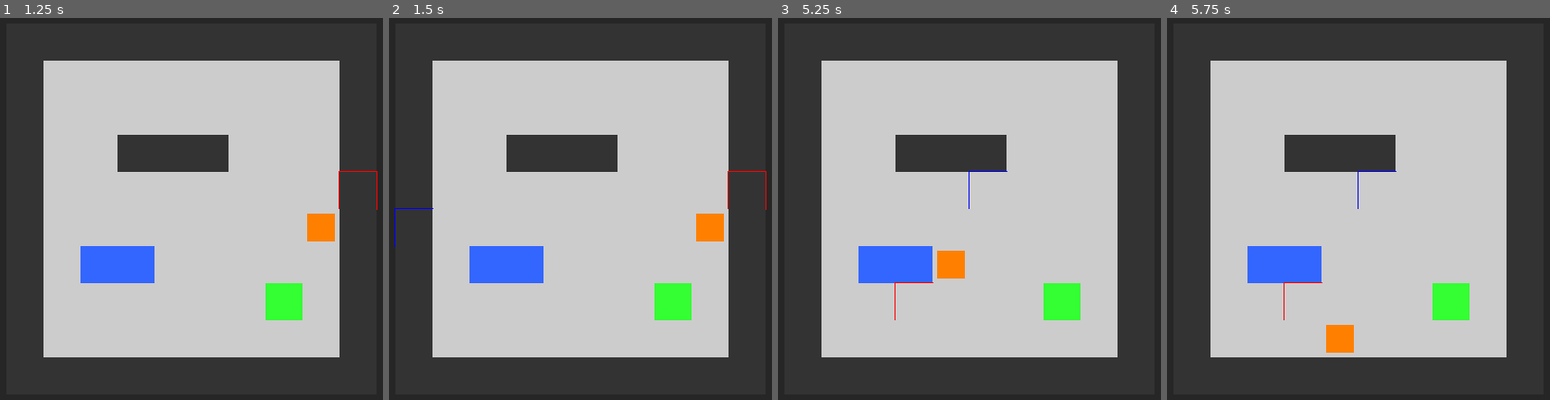
Above: before the commit, frames 1-4 (left to right).
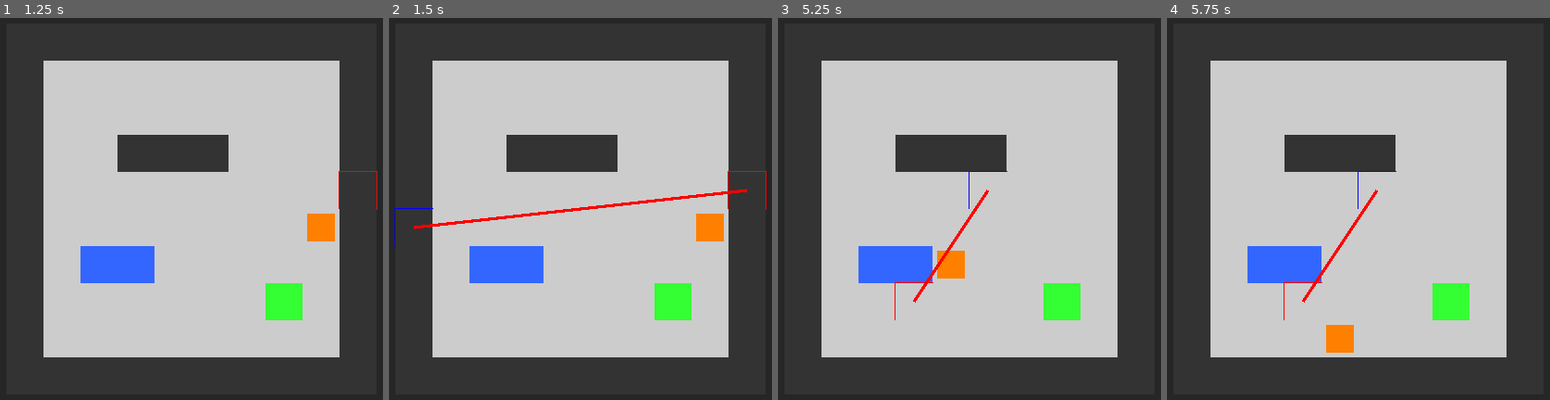
Above: after the commit, the same moments.

Repository: absent-mynd/puzzle
Game: Godot game, scene res://scenes/main.tscn
Same seed, same stepped clock (60 frames per second), same inputs: the game is played once before the commit and once after it.
Inputs (mouse positions are in pixels of both pictures, inside the frame that each line leads up to):
- Up to frame 1 (1.25 s): tap Enter (ui_accept) at 0.5, 0.77 s; move the mouse to (356, 189) at 0.52 s; hold Right (ui_right) from 0.53 s (still down); hold Shift from 0.53 s (still down); click (356, 189) at 0.67 s
- Up to frame 2 (1.5 s): release Right (ui_right) at 1.25 s; release Shift at 1.25 s; drag from (431, 228) to (542, 293) at 1.27 s
- Up to frame 3 (5.25 s): tap Enter (ui_accept) at 2, 2.75, 3.5, 3.77, 5 s; move the mouse to (1042, 117) at 2.02 s; hold Right (ui_right) 2.03-2.75 s; tap Ctrl at 2.1 s; drag from (931, 293) to (outside the picture) at 2.77 s; move the mouse to (outside the picture) at 3.52 s; hold Left (ui_left) 3.53-4.25 s; tap Alt at 3.6 s; drag from (outside the picture) to (858, 105) at 4.27 s; move the mouse to (1007, 209) at 5.02 s; hold Down (ui_down) from 5.03 s (still down); hold Shift from 5.03 s (still down); click (1007, 209) at 5.17 s
- Up to frame 4 (5.75 s): keep holding Down (ui_down); keep holding Shift

Frame 1 is identical in both runs. In frame 2, 0.7% of the frame differs, in the area x 6-94%, y 44-56%; in frame 3, 0.3%; in frame 4, 0.3%.

Commit message:
Fix visual feedback bugs in Cell rendering system
Issues fixed:
1. Hover highlight not appearing on cells
2. Cell outlines (red/blue) only partially visible and extending past cells
3. Preview line rendering behind cells

Root cause: Cell geometry was stored in absolute world coordinates, but the
_draw() function expects coordinates relative to the node's position.

Solution:
- Cell nodes are now positioned at their world_pos
- Cell geometry is stored relative to the cell position (starting at Vector2.ZERO)
- Updated get_center() to return center in parent coordinate space
- Updated contains_point() to convert points from parent space to cell-relative space
- Updated FoldSystem to update cell.position instead of recalculating geometry
- Set preview_line z_index to 1 to render on top of cells

All 225 tests passing.

Diff:
--- a/scripts/core/Cell.gd
+++ b/scripts/core/Cell.gd
@@ -32,12 +32,16 @@
 func _init(pos: Vector2i, world_pos: Vector2, size: float):
 	grid_position = pos
 
-	# Create square geometry (counter-clockwise winding)
+	# Position the Cell node at the world position
+	position = world_pos
+
+	# Create square geometry RELATIVE to cell position (counter-clockwise winding)
+	# This is important for _draw() to work correctly
 	geometry = PackedVector2Array([
-		world_pos,                          # Top-left
-		world_pos + Vector2(size, 0),       # Top-right
-		world_pos + Vector2(size, size),    # Bottom-right
-		world_pos + Vector2(0, size)        # Bottom-left
+		Vector2.ZERO,              # Top-left
+		Vector2(size, 0),          # Top-right
+		Vector2(size, size),       # Bottom-right
+		Vector2(0, size)           # Bottom-left
 	])
 
 	# Set up visual representation
@@ -51,9 +55,10 @@
 ## Uses GeometryCore.polygon_centroid() to calculate the geometric center
 ## of the cell's polygon geometry.
 ##
-## @return: Center point of cell geometry
+## @return: Center point of cell in parent's coordinate space (GridManager local space)
 func get_center() -> Vector2:
-	return GeometryCore.polygon_centroid(geometry)
+	# Geometry is relative to cell position, so add position to get center in parent space
+	return GeometryCore.polygon_centroid(geometry) + position
 
 
 ## Add seam information to the cell
@@ -103,10 +108,12 @@
 ## Uses polygon containment test to determine if a point is within
 ## the cell's boundaries. Useful for mouse interaction.
 ##
-## @param point: Point to test in world coordinates
+## @param point: Point to test in parent's coordinate space (GridManager local space)
 ## @return: true if point is inside cell, false otherwise
 func contains_point(point: Vector2) -> bool:
-	return GeometryCore.point_in_polygon(point, geometry)
+	# Convert point from parent space to cell-relative space
+	var relative_point = point - position
+	return GeometryCore.point_in_polygon(relative_point, geometry)
 
 
 ## Check if the cell is still a perfect square
--- a/scripts/core/GridManager.gd
+++ b/scripts/core/GridManager.gd
@@ -44,6 +44,7 @@
 	preview_line.width = 5.0  # Increased from 3.0 for better visibility
 	preview_line.default_color = Color.CYAN
 	preview_line.visible = false
+	preview_line.z_index = 1  # Draw on top of cells
 	add_child(preview_line)
 
 	# Create the grid
--- a/scripts/systems/FoldSystem.gd
+++ b/scripts/systems/FoldSystem.gd
@@ -484,16 +484,11 @@
 		# Update cell's grid position
 		cell.grid_position = new_pos
 
-		# Update world position (recalculate geometry)
+		# Update cell's world position (geometry stays relative, just move the cell node)
 		var new_world_pos = grid_manager.grid_to_world(new_pos)
-		var cell_size = grid_manager.cell_size
-		cell.geometry = PackedVector2Array([
-			new_world_pos,
-			new_world_pos + Vector2(cell_size, 0),
-			new_world_pos + Vector2(cell_size, cell_size),
-			new_world_pos + Vector2(0, cell_size)
-		])
-		cell.update_visual()
+		cell.position = new_world_pos
+		# No need to update geometry - it's already relative to cell position
+		# Geometry stays as: [Vector2.ZERO, Vector2(size,0), Vector2(size,size), Vector2(0,size)]
 
 		# Update grid manager's dictionary
 		grid_manager.cells.erase(old_pos)
@@ -567,16 +562,11 @@
 		# Update cell's grid position
 		cell.grid_position = new_pos
 
-		# Update world position (recalculate geometry)
+		# Update cell's world position (geometry stays relative, just move the cell node)
 		var new_world_pos = grid_manager.grid_to_world(new_pos)
-		var cell_size = grid_manager.cell_size
-		cell.geometry = PackedVector2Array([
-			new_world_pos,
-			new_world_pos + Vector2(cell_size, 0),
-			new_world_pos + Vector2(cell_size, cell_size),
-			new_world_pos + Vector2(0, cell_size)
-		])
-		cell.update_visual()
+		cell.position = new_world_pos
+		# No need to update geometry - it's already relative to cell position
+		# Geometry stays as: [Vector2.ZERO, Vector2(size,0), Vector2(size,size), Vector2(0,size)]
 
 		# Update grid manager's dictionary
 		grid_manager.cells.erase(old_pos)
@@ -642,16 +632,10 @@
 		# Update cell's grid position
 		cell.grid_position = new_pos
 
-		# Update final geometry
+		# Update final position (geometry stays relative)
 		var new_world_pos = grid_manager.grid_to_world(new_pos)
-		var cell_size = grid_manager.cell_size
-		cell.geometry = PackedVector2Array([
-			new_world_pos,
-			new_world_pos + Vector2(cell_size, 0),
-			new_world_pos + Vector2(cell_size, cell_size),
-			new_world_pos + Vector2(0, cell_size)
-		])
-		cell.update_visual()
+		cell.position = new_world_pos
+		# Geometry is already relative, no need to update
 
 		# Reset modulate (in case it was changed)
 		cell.modulate = Color.WHITE
@@ -723,16 +707,10 @@
 		# Update cell's grid position
 		cell.grid_position = new_pos
 
-		# Update final geometry
+		# Update final position (geometry stays relative)
 		var new_world_pos = grid_manager.grid_to_world(new_pos)
-		var cell_size = grid_manager.cell_size
-		cell.geometry = PackedVector2Array([
-			new_world_pos,
-			new_world_pos + Vector2(cell_size, 0),
-			new_world_pos + Vector2(cell_size, cell_size),
-			new_world_pos + Vector2(0, cell_size)
-		])
-		cell.update_visual()
+		cell.position = new_world_pos
+		# Geometry is already relative, no need to update
 
 		# Reset modulate (in case it was changed)
 		cell.modulate = Color.WHITE
--- a/scripts/tests/test_cell.gd
+++ b/scripts/tests/test_cell.gd
@@ -33,11 +33,14 @@
 
 	assert_eq(cell.geometry.size(), 4, "Square should have 4 vertices")
 
-	# Check each vertex position
-	assert_almost_eq(cell.geometry[0], world_pos, Vector2.ONE * 0.01, "Top-left vertex incorrect")
-	assert_almost_eq(cell.geometry[1], world_pos + Vector2(CELL_SIZE, 0), Vector2.ONE * 0.01, "Top-right vertex incorrect")
-	assert_almost_eq(cell.geometry[2], world_pos + Vector2(CELL_SIZE, CELL_SIZE), Vector2.ONE * 0.01, "Bottom-right vertex incorrect")
-	assert_almost_eq(cell.geometry[3], world_pos + Vector2(0, CELL_SIZE), Vector2.ONE * 0.01, "Bottom-left vertex incorrect")
+	# Verify cell is positioned at world_pos
+	assert_almost_eq(cell.position, world_pos, Vector2.ONE * 0.01, "Cell position should be at world_pos")
+
+	# Check each vertex position (geometry is now relative to cell position)
+	assert_almost_eq(cell.geometry[0], Vector2.ZERO, Vector2.ONE * 0.01, "Top-left vertex incorrect")
+	assert_almost_eq(cell.geometry[1], Vector2(CELL_SIZE, 0), Vector2.ONE * 0.01, "Top-right vertex incorrect")
+	assert_almost_eq(cell.geometry[2], Vector2(CELL_SIZE, CELL_SIZE), Vector2.ONE * 0.01, "Bottom-right vertex incorrect")
+	assert_almost_eq(cell.geometry[3], Vector2(0, CELL_SIZE), Vector2.ONE * 0.01, "Bottom-left vertex incorrect")
 
 	cell.free()
 
--- a/scripts/tests/test_grid_manager.gd
+++ b/scripts/tests/test_grid_manager.gd
@@ -292,12 +292,13 @@
 			var cell = grid_manager.get_cell(grid_pos)
 			var expected_world_pos = Vector2(x * 64, y * 64)
 
-			# Check that cell geometry starts at expected position
+			# Check that cell node is positioned at expected location
+			# (geometry is relative to cell position, so check cell.position instead)
 			assert_almost_eq(
-				cell.geometry[0].x, expected_world_pos.x, 0.01,
+				cell.position.x, expected_world_pos.x, 0.01,
 				"Cell (%d,%d) x position" % [x, y]
 			)
 			assert_almost_eq(
-				cell.geometry[0].y, expected_world_pos.y, 0.01,
+				cell.position.y, expected_world_pos.y, 0.01,
 				"Cell (%d,%d) y position" % [x, y]
 			)
